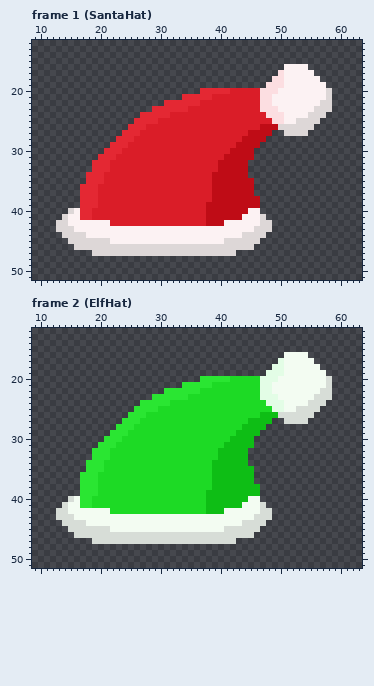
One commit to this pixel-art file: YetiFree/YetiHats.aseprite. Above, as it was before the edit.
64x64 pixels, 2 frames. Shown: frame 1 (SantaHat): x 9..63, y 12..51; frame 2 (ElfHat): x 9..63, y 12..51.
Now the later version:
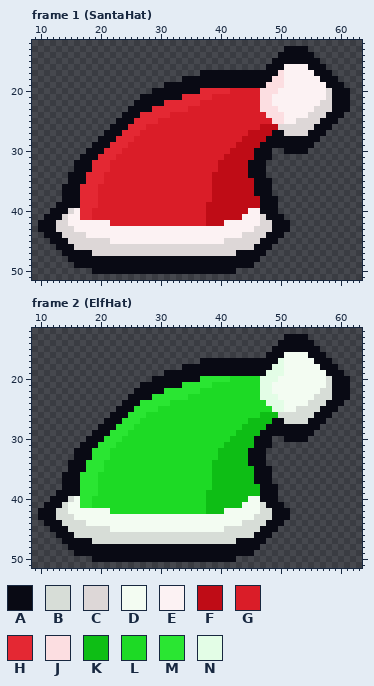
Palette (. is transparent): A #090a14  B #d7ddd7  C #ddd7d7  D #f3fcf2  E #fcf2f3  F #bf0c16  G #da1d28  H #e42833  J #fcdee1  K #0ebe15  L #1dda25  M #2ae632  N #e3fde6
What changed:
Frame 1 (SantaHat):
There is now colour A in row 13 at x 51 to 54; in row 14 at x 50 to 55; in row 15 at x 49 to 56; in row 16 at x 48 to 50 and 55 to 57; in row 17 at x 37 to 49 and 56 to 58; in row 18 at x 34 to 48 and 57 to 59.
There is now colour A in row 19 at x 31 to 47 and 58 to 60; in row 20 at x 29 to 36 and 59 to 61; in row 21 at x 27 to 33 and 59 to 61; in row 22 at x 26 to 30 and 59 to 61; in row 23 at x 25 to 28 and 59 to 61; in row 24 at x 24 to 26 and 58 to 60.
There is now colour A in row 25 at x 23 to 25 and 57 to 59; in row 26 at x 22 to 24 and 56 to 58; in row 27 at x 21 to 23, 49 to 50 and 55 to 57; in row 28 at x 20 to 22 and 48 to 56; in row 29 at x 19 to 21 and 47 to 55; in row 30 at x 18 to 20, 46 to 48 and 51 to 54.
There is now colour A in row 31 at x 17 to 19 and 46 to 48; in rows 32 to 33 at x 16 to 18 and 45 to 47; in row 34 at x 15 to 17 and 45 to 47; in row 35 at x 15 to 17 and 46 to 48; in rows 36 to 37 at x 14 to 16 and 46 to 48; in row 38 at x 14 to 16 and 47 to 49.
There is now colour A in row 39 at x 13 to 16 and 47 to 49; in row 40 at x 12 to 14 and 47 to 49; in row 41 at x 11 to 13 and 48 to 50; in rows 42 to 43 at x 10 to 12 and 49 to 51; in row 44 at x 11 to 13 and 48 to 50; in row 45 at x 12 to 14 and 47 to 49.
There is now colour A in row 46 at x 13 to 15 and 46 to 48; in row 47 at x 14 to 18 and 43 to 47; in row 48 at x 15 to 46; in row 49 at x 16 to 45; in row 50 at x 19 to 42.
Frame 2 (ElfHat): the same change as frame 1 (SantaHat)
